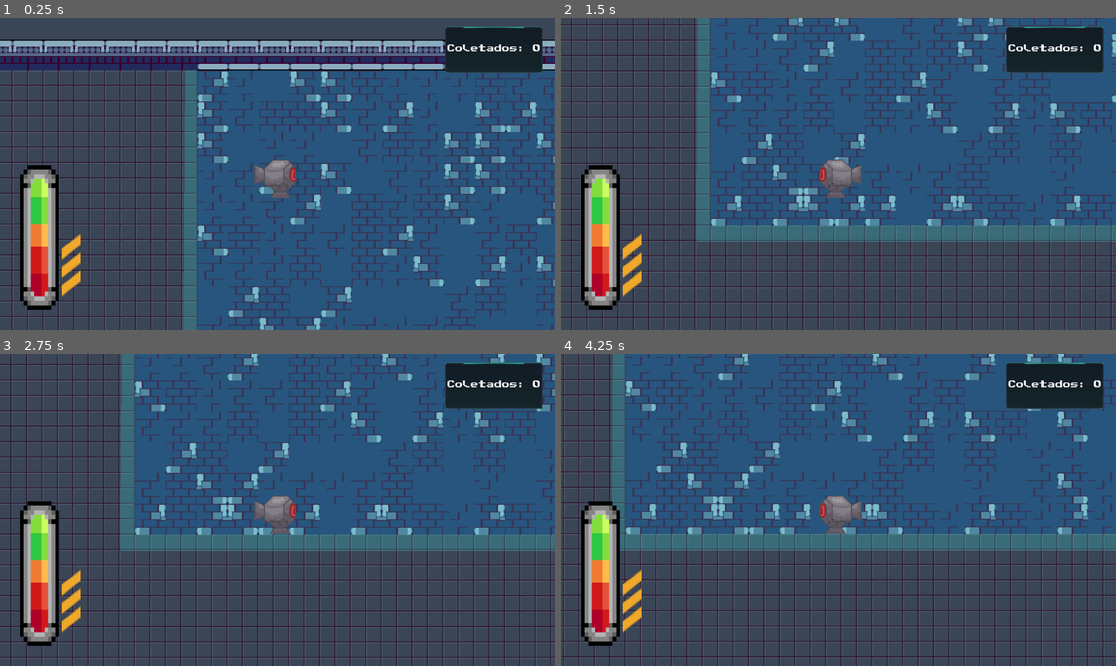
Above: before the commit, frames 1-4 (two rows, left to right).
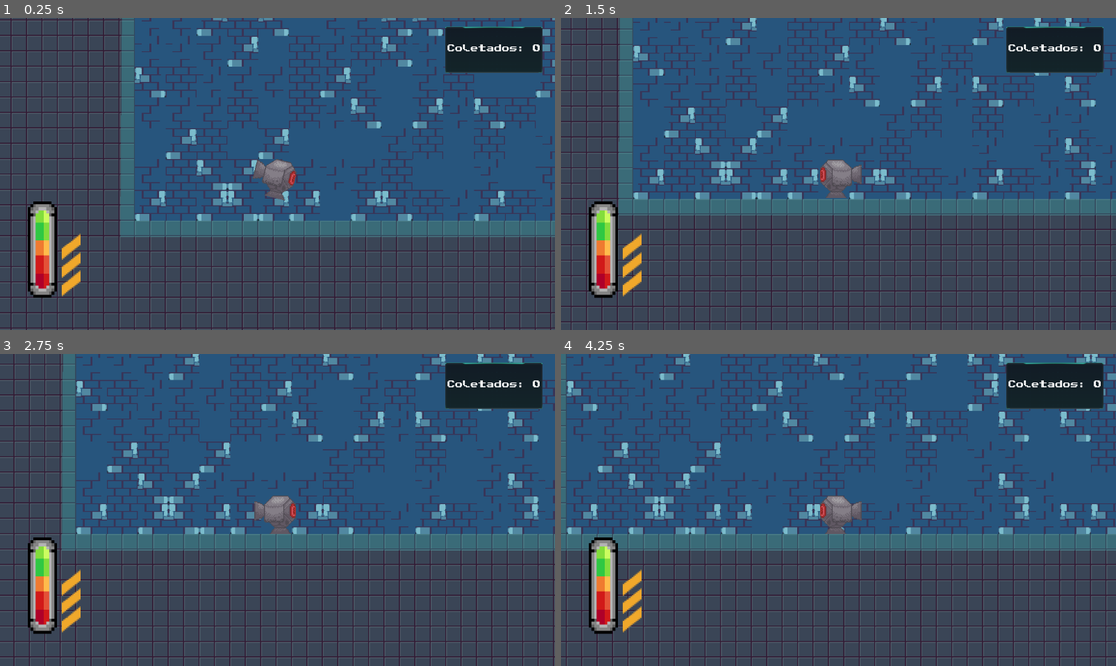
Above: after the commit, the same moments.

Repository: Jaete/Cleangoon
Game: Godot game, scene res://TSCN/Levels/tutorial_level.tscn
The game is run twice, just before and just after one commit, with the same random seed, the same clock (stepped at 60 frames per second) and the same inputs.
Inputs:
- Up to frame 1 (0.25 s): no input
- Up to frame 2 (1.5 s): tap Enter at 0.5 s; hold Right (Move_Right) 0.53-1.28 s; hold Shift (Boost) 0.53-1.28 s; hold Left (Move_Left) from 1.28 s (still down); tap Space (Rise) at 1.35 s
- Up to frame 3 (2.75 s): release Left (Move_Left) at 2.03 s; hold Right (Move_Right) from 2.03 s (still down); hold Shift (Boost) from 2.03 s (still down)
- Up to frame 4 (4.25 s): release Shift (Boost) at 2.78 s; tap Space (Rise) at 2.85 s; release Right (Move_Right) at 3.53 s; hold Left (Move_Left) from 3.53 s (still down); hold Shift (Boost) from 3.53 s (still down)

The runs differ from the first frame. In frame 1, 52% of the frame differs, in the area x 0-100%, y 0-100%; in frame 2, 35%; in frame 3, 28%; in frame 4, 24%.
Error after the commit: Trying to assign value of type 'Control' to a variable of type 'Player.gd'. (res://Scripts/DEBUG/Label.gd:3)

Commit message:
optimize player physics

Diff:
--- a/Resources/AnimationHelper/AnimationHelper.gd
+++ b/Resources/AnimationHelper/AnimationHelper.gd
@@ -2,9 +2,9 @@
 extends Resource
 
 func check_direction(player: Player, sprite: Sprite2D):
-	if player.linear_velocity.x < 0:
+	if player.controller.horizonal_movement < 0:
 		sprite.flip_h = true
-	elif player.linear_velocity.x > 0:
+	elif player.controller.horizonal_movement > 0:
 		sprite.flip_h = false
 	pass
 
--- a/Resources/PlayerController/PlayerController.gd
+++ b/Resources/PlayerController/PlayerController.gd
@@ -30,6 +30,8 @@
 		horizonal_movement = LEFT
 	elif Input.is_action_pressed("Move_Right"):
 		horizonal_movement = RIGHT
+	elif !Input.is_action_pressed("Move_Left") && !Input.is_action_pressed("Move_Right"):
+		horizonal_movement = STOP
 
 func check_boost():
 	if Input.is_action_pressed("Boost"):
@@ -37,7 +39,7 @@
 	else:
 		is_boosting = false
 
-func is_stopped():
+func is_stopped() -> bool:
 	if !Input.is_anything_pressed():
-		vertical_movement = STOP
-		horizonal_movement = STOP
+		return true
+	return false
--- a/Resources/PlayerData/PlayerData.gd
+++ b/Resources/PlayerData/PlayerData.gd
@@ -11,3 +11,18 @@
 var money: int = 0
 var trash_collected: int = 0
 var current_upgrades: Array[int] = []
+
+func add_money():
+	pass
+
+func remove_money(quantity: int):
+	money -= quantity
+	pass
+
+func collect_trash():
+	trash_collected += 1
+	pass
+
+func add_upgrade(upgrade):
+	current_upgrades.append(upgrade)
+	pass
--- a/Resources/PlayerPhysics/PlayerPhysics.gd
+++ b/Resources/PlayerPhysics/PlayerPhysics.gd
@@ -12,7 +12,12 @@
 
 func move(player: Player, is_boosting: bool, h_movement: int, v_movement: int):
 	if abs(player.linear_velocity.x) >= (H_MAX_SPEED):
-		player.linear_velocity.x = H_MAX_SPEED * h_movement
+		if player.controller.horizonal_movement == 0 && player.linear_velocity.x >= 0:
+			player.linear_velocity.x -= H_MAX_SPEED * player.get_physics_process_delta_time()
+		elif player.controller.horizonal_movement == 0 && player.linear_velocity.x <= 0:
+			player.linear_velocity.x += H_MAX_SPEED * player.get_physics_process_delta_time()
+		else:
+			player.linear_velocity.x = H_MAX_SPEED * h_movement
 	else:
 		player.apply_central_force(Vector2(h_movement * H_ACCELERATION, 0))
 	if v_movement == 1:
--- a/Scripts/Player/Player.gd
+++ b/Scripts/Player/Player.gd
@@ -25,4 +25,14 @@
 		animation.fall(sprite)
 	else:
 		animation.align(sprite)
+	if controller.is_stopped() && abs(linear_velocity.x) >= 0.1 && get_contact_count() > 0:
+		sleeping = true
+	else:
+		sleeping = false
 	pass
+
+func _process(delta):
+	pass
+
+func _on_body_entered(body):
+	pass # Replace with function body.
--- a/TSCN/Entities/player.tscn
+++ b/TSCN/Entities/player.tscn
@@ -1,26 +1,46 @@
-[gd_scene load_steps=5 format=3 uid="uid://cytg6jnj3iky4"]
+[gd_scene load_steps=6 format=3 uid="uid://cytg6jnj3iky4"]
 
 [ext_resource type="Script" path="res://Scripts/Player/Player.gd" id="1_ho8sk"]
 [ext_resource type="Texture2D" uid="uid://dn6q65jm2jwhp" path="res://Assets/Sprites/limpa-i-989.png" id="2_kb6fu"]
+[ext_resource type="Script" path="res://Scripts/DEBUG/Label.gd" id="3_asste"]
 
 [sub_resource type="PhysicsMaterial" id="PhysicsMaterial_k4xc7"]
-friction = 0.25
+friction = 0.5
 bounce = 0.4
 
-[sub_resource type="CircleShape2D" id="CircleShape2D_5dl8p"]
+[sub_resource type="CircleShape2D" id="CircleShape2D_cvl24"]
 radius = 20.0
 
 [node name="Player" type="RigidBody2D" node_paths=PackedStringArray("sprite")]
 position = Vector2(307, 99)
 physics_material_override = SubResource("PhysicsMaterial_k4xc7")
 lock_rotation = true
+max_contacts_reported = 5
+contact_monitor = true
 script = ExtResource("1_ho8sk")
 sprite = NodePath("Sprite2D")
 
-[node name="CollisionShape2D" type="CollisionShape2D" parent="."]
-position = Vector2(2, 5)
-shape = SubResource("CircleShape2D_5dl8p")
+[node name="BodyShape" type="CollisionShape2D" parent="."]
+position = Vector2(1, 5)
+shape = SubResource("CircleShape2D_cvl24")
 
 [node name="Sprite2D" type="Sprite2D" parent="."]
+y_sort_enabled = true
 texture = ExtResource("2_kb6fu")
 offset = Vector2(0, 0.905)
+
+[node name="Debug" type="Control" parent="."]
+layout_mode = 3
+anchors_preset = 0
+offset_left = -21.0
+offset_top = -54.0
+offset_right = 19.0
+offset_bottom = -14.0
+
+[node name="Label" type="Label" parent="Debug"]
+layout_mode = 0
+offset_right = 40.0
+offset_bottom = 23.0
+script = ExtResource("3_asste")
+
+[connection signal="body_entered" from="." to="." method="_on_body_entered"]
--- a/TSCN/Entities/ui.tscn
+++ b/TSCN/Entities/ui.tscn
@@ -16,15 +16,15 @@
 grow_vertical = 2
 
 [node name="TextureProgressBar" parent="Control" instance=ExtResource("1_8p76d")]
-custom_minimum_size = Vector2(80, 300)
+custom_minimum_size = Vector2(60, 200)
 layout_mode = 1
 anchors_preset = 2
 anchor_top = 1.0
 anchor_bottom = 1.0
-offset_left = 42.0
-offset_top = -342.0
-offset_right = 122.0
-offset_bottom = -42.0
+offset_left = 58.0
+offset_top = -267.0
+offset_right = 118.0
+offset_bottom = -67.0
 grow_vertical = 0
 
 [node name="Control" type="Control" parent="Control"]
--- a/TSCN/Levels/tutorial_level.tscn
+++ b/TSCN/Levels/tutorial_level.tscn
@@ -7,6 +7,9 @@
 [ext_resource type="Script" path="res://Scripts/Player/MainCamera.gd" id="4_kv8ak"]
 [ext_resource type="Resource" uid="uid://bjvg66l47ddex" path="res://Resources/AnimationHelper/AnimationHelper.tres" id="5_hc53m"]
 [ext_resource type="Resource" uid="uid://cg5bhkxvsmw8h" path="res://Resources/PlayerData/PlayerData.tres" id="6_jpv58"]
+[ext_resource type="PackedScene" uid="uid://ctv4ao3whr30o" path="res://TSCN/Entities/trash.tscn" id="8_m683u"]
+[ext_resource type="Resource" uid="uid://dfifu604bxshe" path="res://Resources/TrashData/common.tres" id="9_0prxo"]
+[ext_resource type="Resource" uid="uid://brp46u3cl1023" path="res://Resources/TrashData/heavy.tres" id="9_u2an1"]
 
 [sub_resource type="Resource" id="Resource_4rwqx"]
 script = ExtResource("3_ug6ue")
@@ -19,8 +22,10 @@
 script = ExtResource("4_8jihy")
 
 [node name="TutorialLevel" type="Node2D"]
+y_sort_enabled = true
 
 [node name="Structure" type="TileMap" parent="."]
+y_sort_enabled = true
 tile_set = ExtResource("1_n7irr")
 format = 2
 layer_0/name = "Background"
@@ -32,13 +37,21 @@
 color = Color(0.243137, 1, 1, 0.203922)
 polygon = PackedVector2Array(211, 0, 976, 0, 977, 337, 209, 337)
 
+[node name="Camera2D" type="Camera2D" parent="."]
+position = Vector2(411, 314)
+zoom = Vector2(2, 2)
+script = ExtResource("4_kv8ak")
+
+[node name="Trash" parent="." instance=ExtResource("8_m683u")]
+position = Vector2(483, 197)
+trash_data = ExtResource("9_0prxo")
+
 [node name="Player" parent="." instance=ExtResource("2_d03b0")]
+position = Vector2(372, 263)
 physics = SubResource("Resource_4rwqx")
 controller = SubResource("Resource_xphff")
 animation = ExtResource("5_hc53m")
 data = ExtResource("6_jpv58")
 
-[node name="Camera2D" type="Camera2D" parent="."]
-position = Vector2(411, 314)
-zoom = Vector2(2, 2)
-script = ExtResource("4_kv8ak")
+[node name="Trash2" parent="." instance=ExtResource("8_m683u")]
+trash_data = ExtResource("9_u2an1")
Not shown: 1 places in TSCN/Levels/tutorial_level.tscn that only renumber resources
